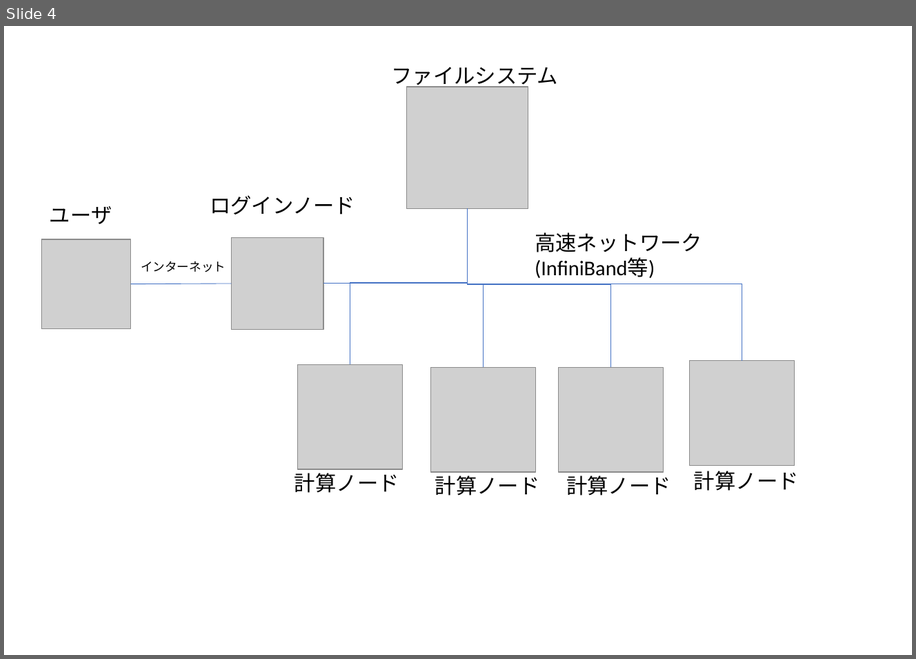
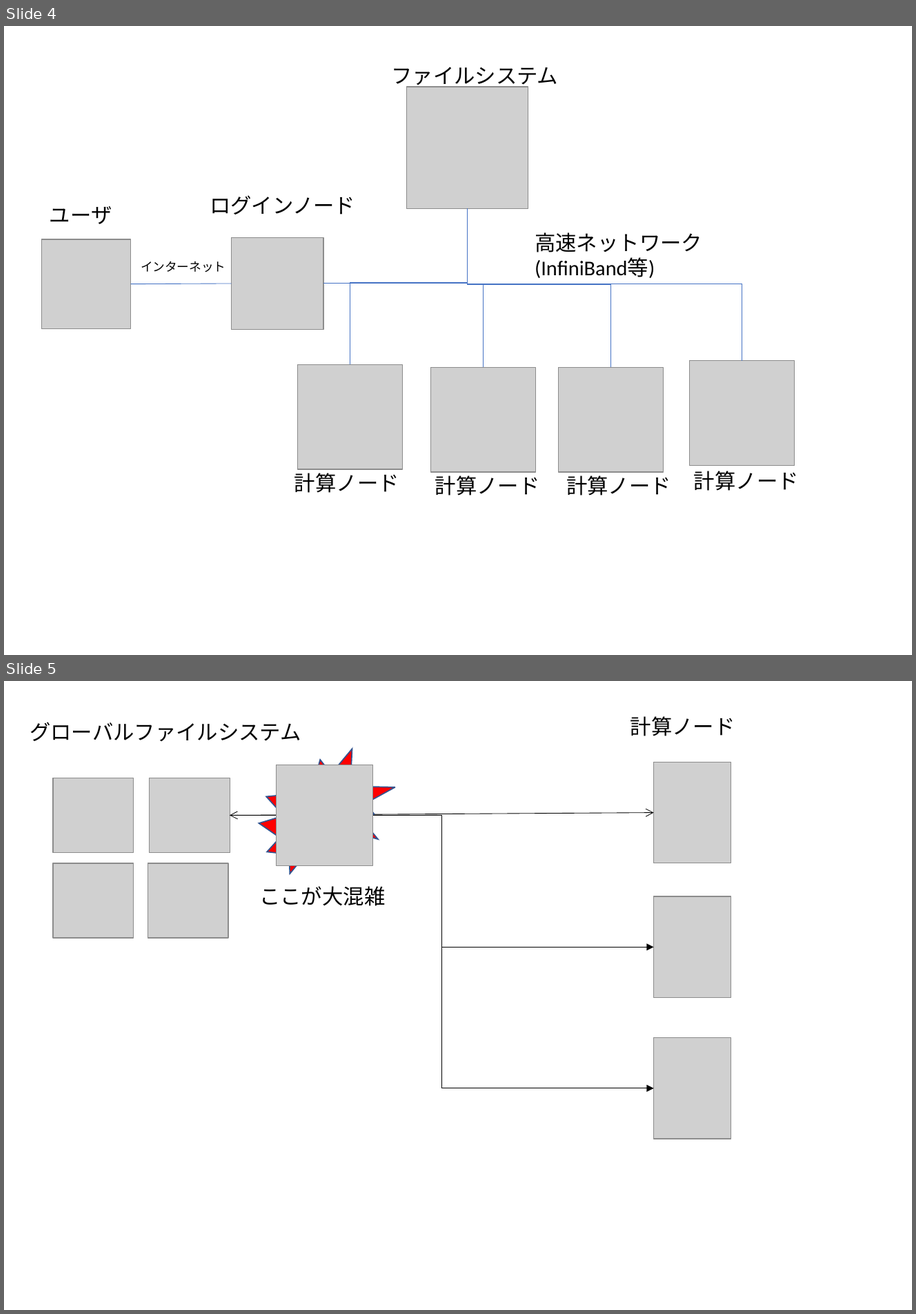
Before and after one commit to kaityo256/sevendayshpc, a slide deck: day2/fig/fig.pptx. Shown one above the other, each under a label of ours: slide 4 before the commit, slides 4 and 5 after it. The pictures are 916x659 and 916x1314 pixels, drawn with LibreOffice and Linux fonts; fonts in the diff are those of the drawing; grey boxes stand for pictures. Boxes give left, top, right and bottom in pixels: in the first picture for what was removed or moved away, otherwise in the second. Text is boxed around its words. In the diff, an @@ line names an element or a change of style, - is before the commit and + after.

```diff
--- a/day2/fig/fig.pptx
+++ b/day2/fig/fig.pptx
@@ slide 5 added at <box>4,681,912,1310</box>, background #FFFFFF @@
@@ text added at <box>30,722,301,741</box>, 18 pt, text #000000 @@
+グローバルファイルシステム
@@ text added at <box>631,716,735,736</box>, 18 pt, text #000000 @@
+計算ノード
@@ irregular seal added at <box>259,749,395,874</box>, fill #FF0000, outline #325491 1 pt @@
@@ picture added at <box>654,762,731,864</box> @@
@@ picture added at <box>52,778,133,853</box> @@
@@ picture added at <box>149,778,230,853</box> @@
@@ picture added at <box>277,765,374,865</box> @@
@@ double arrow added from (230, 815) to (654, 813), #000000 0.5 pt @@
@@ elbow arrow added from (230, 815) to (654, 947), #000000 0.5 pt @@
@@ elbow arrow added from (230, 815) to (654, 1089), #000000 0.5 pt @@
@@ picture added at <box>52,863,133,938</box> @@
@@ picture added at <box>148,863,228,938</box> @@
@@ text added at <box>259,886,385,906</box>, 18 pt, text #000000 @@
+ここが大混雑
@@ picture added at <box>654,896,731,998</box> @@
@@ picture added at <box>654,1037,731,1138</box> @@
```
Also in this commit, not shown: 1 other slide added, 3 other files.
